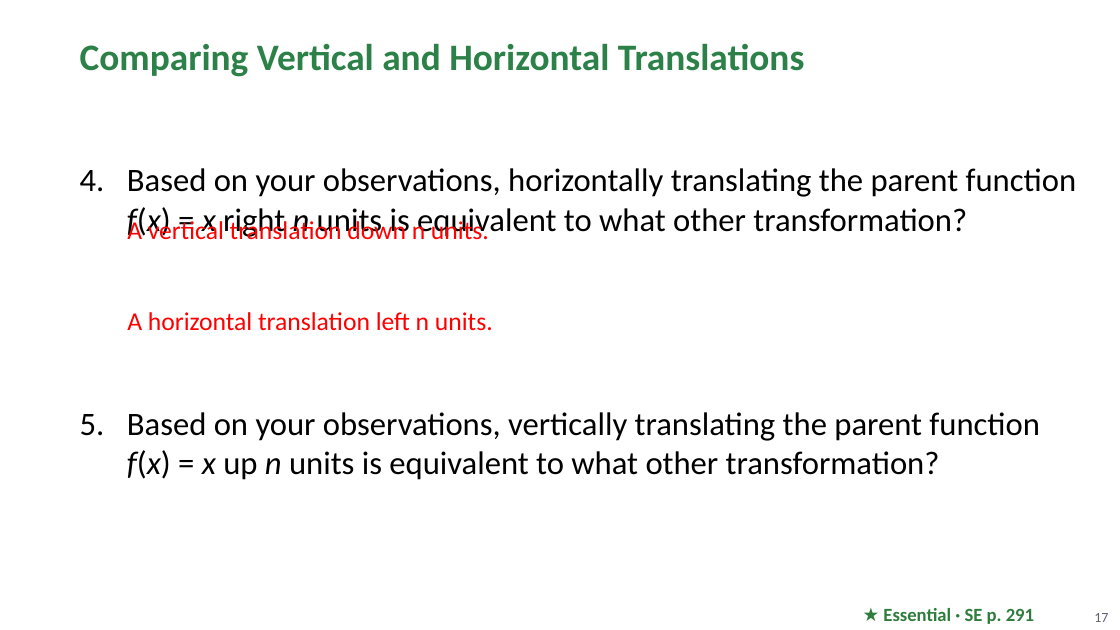
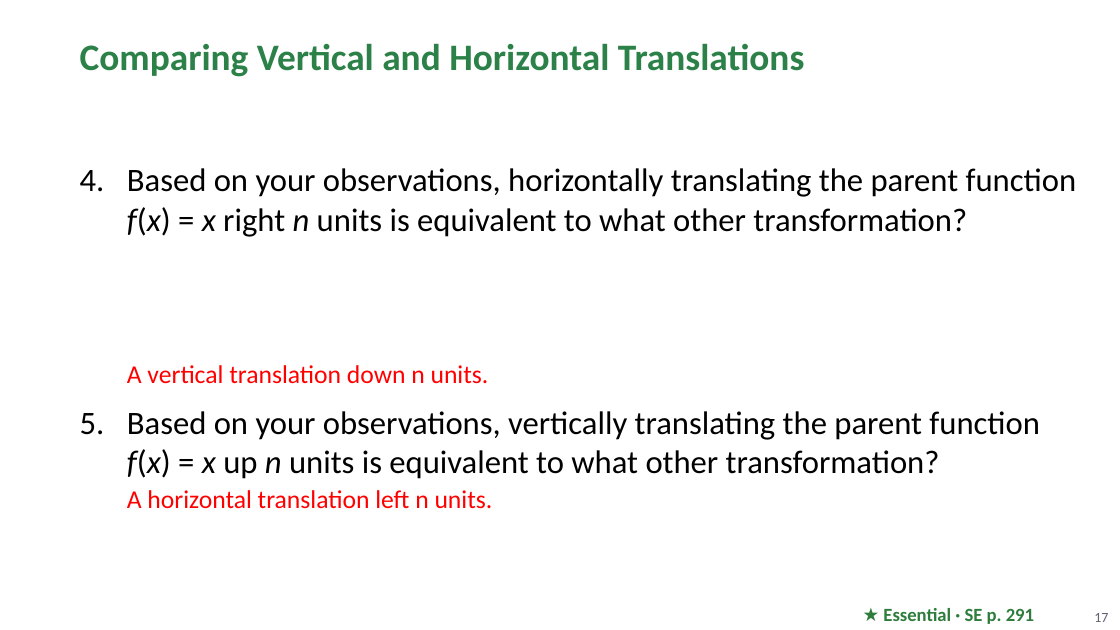
Before and after one commit to Apolloat2022/Algebra1M2U1L4, a slide deck: slide 17 of Module 2 topic 2/BLMathematics_AlgI_M2_T2_L2_LessonSlides_ENG_with_answers.pptx. Drawn at 1120x630 pixels with LibreOffice and Linux fonts; fonts in the diff are those of the drawing; background and template pictures are left out. Boxes give left, top, right and bottom in pixels: in the first picture for what was removed or moved away, otherwise in the second. Text is boxed around its words. In the diff, an @@ line names an element or a change of style, - is before the commit and + after.

```diff
--- a/Module 2 topic 2/BLMathematics_AlgI_M2_T2_L2_LessonSlides_ENG_with_answers.pptx
+++ b/Module 2 topic 2/BLMathematics_AlgI_M2_T2_L2_LessonSlides_ENG_with_answers.pptx
@@ text at box(127, 168, 1077, 479): less space between paragraphs @@
@@ text removed at box(127, 218, 489, 240) @@
-A vertical translation down n units.
@@ text removed at box(127, 312, 493, 331) @@
-A horizontal translation left n units.
@@ text at box(127, 365, 489, 384): paragraph added @@
+    A vertical translation down n units.
@@ text at box(127, 490, 493, 509): paragraph added @@
+    A horizontal translation left n units.
```
Also in this commit, not shown: 5 other slides changed, 4 other files.
